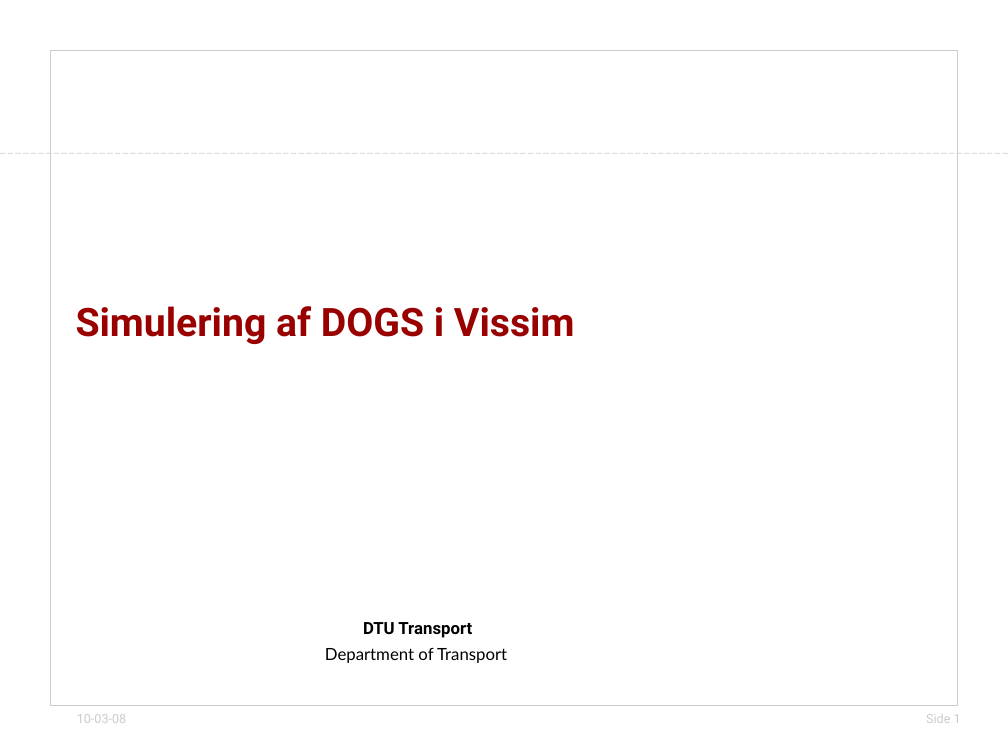
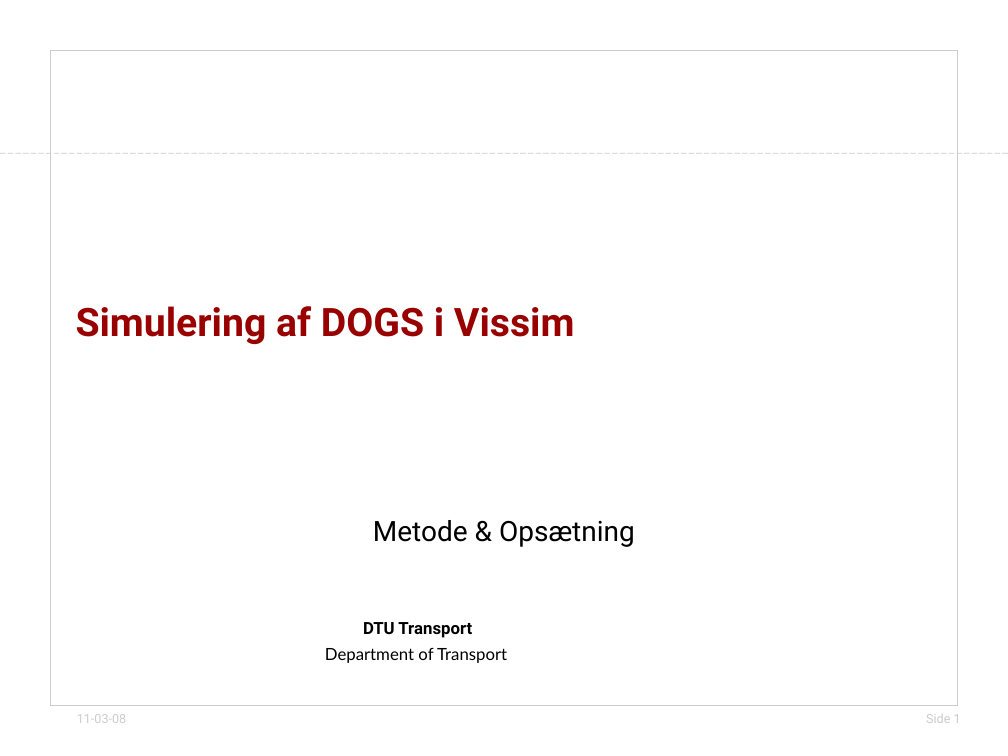
Before and after one commit to jonyonyx/greenwaves, a slide deck: slide 1 of thesis/præsentation_simulering_dogs.odp. Drawn at 1008x756 pixels with LibreOffice and Linux fonts; fonts in the diff are those of the drawing; background and template pictures are left out. Boxes give left, top, right and bottom in pixels: in the first picture for what was removed or moved away, otherwise in the second. Text is boxed around its words. In the diff, an @@ line names an element or a change of style, - is before the commit and + after.

```diff
--- a/thesis/præsentation_simulering_dogs.odp
+++ b/thesis/præsentation_simulering_dogs.odp
@@ subtitle added at (373, 520, 635, 547), 20 pt, text #000000 @@
+Metode & Opsætning
@@ text at (77, 714, 126, 723): text changed @@
-10-03-08
+11-03-08
```
Also in this commit, not shown: 9 other slides changed.
